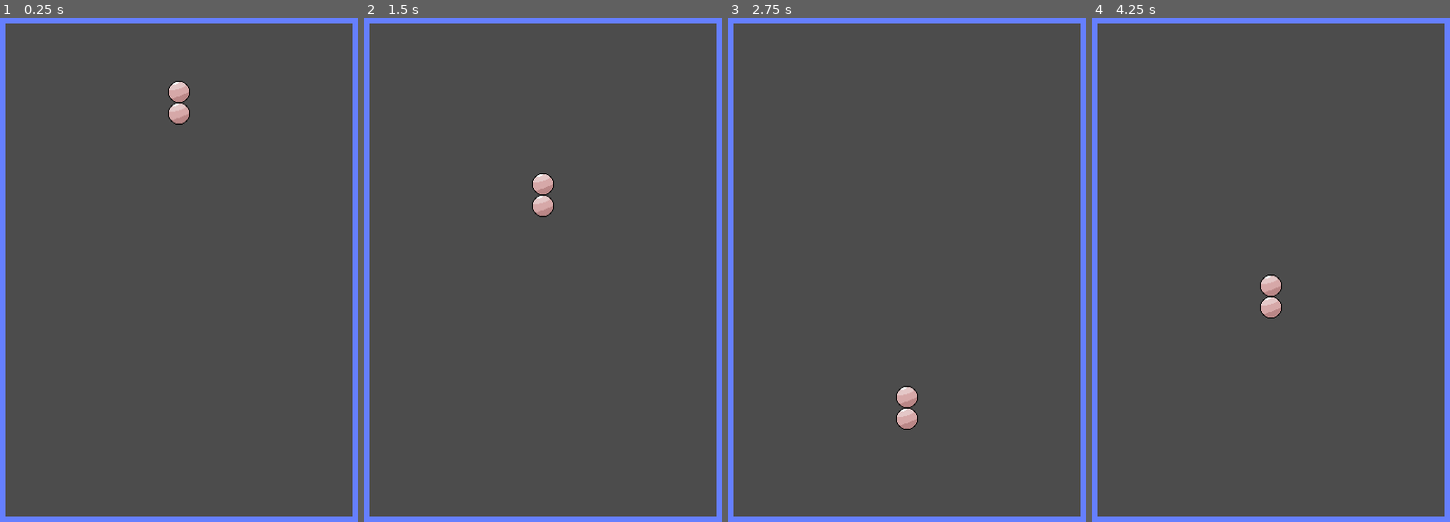
Above: before the commit, frames 1-4 (left to right).
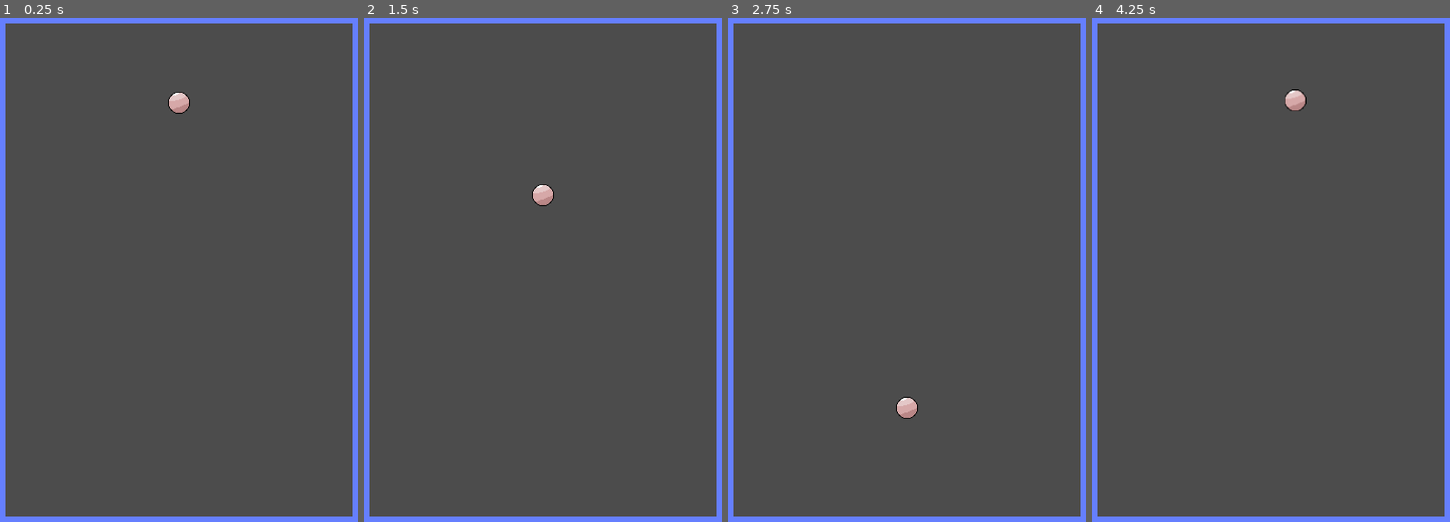
Above: after the commit, the same moments.

Repository: thexerothermic/pinball
Game: Godot game, scene res://Game.tscn
Same seed, same stepped clock (60 frames per second), same inputs: the game is played once before the commit and once after it.
Inputs:
- Up to frame 1 (0.25 s): no input
- Up to frame 2 (1.5 s): no input
- Up to frame 3 (2.75 s): no input
- Up to frame 4 (4.25 s): no input

The runs differ from the first frame. In frame 1, 0.5% of the frame differs, in the area x 46-54%, y 12-22%; in frame 2, 0.5%; in frame 3, 0.5%; in frame 4, 0.6%, in the area x 46-60%, y 14-60%.

Commit message:
Added random forces to ball

Diff:
--- /dev/null
+++ b/Ball.gd
@@ -0,0 +1,17 @@
+extends RigidBody2D
+
+var myTimer:Timer
+
+func _ready():
+	myTimer=Timer.new()                #initializes a copy of a class (an instance)
+	add_child(myTimer)                                            #Needs to be added to scene to not be collected as garbage
+	myTimer.connect("timeout",self,"challenge")                #Connects the signal to a custom function
+	reset_timer()                        #Called once to get the timer going
+
+func reset_timer():
+	myTimer.wait_time=4
+	myTimer.start()
+
+func challenge():
+	reset_timer()
+	self.linear_velocity+=Vector2(rand_range(-1000,1000),rand_range(-1000,1000))            #Applies a random force to our ball
--- a/Game.tscn
+++ b/Game.tscn
@@ -1,14 +1,14 @@
-[gd_scene load_steps=4 format=2]
+[gd_scene load_steps=5 format=2]
 
 [ext_resource path="res://Ball.tscn" type="PackedScene" id=1]
 [ext_resource path="res://leftrightwalls.tres" type="Shape2D" id=2]
 [ext_resource path="res://topdownwalls.tres" type="Shape2D" id=3]
+[ext_resource path="res://Ball.gd" type="Script" id=4]
 
 [node name="Stage" type="Node2D"]
 
 [node name="Ball" parent="." instance=ExtResource( 1 )]
-
-[node name="Ball2" parent="." instance=ExtResource( 1 )]
+script = ExtResource( 4 )
 
 [node name="LeftWall" type="StaticBody2D" parent="."]
 position = Vector2( -49, 176 )
